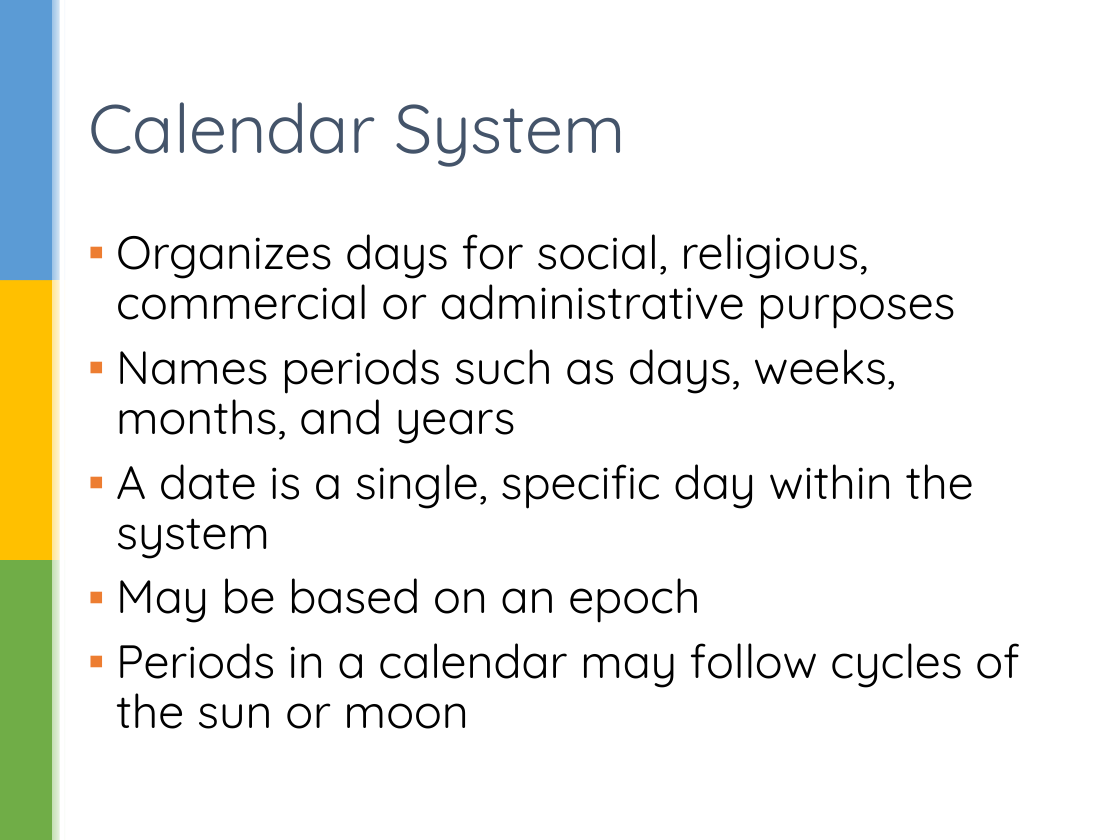
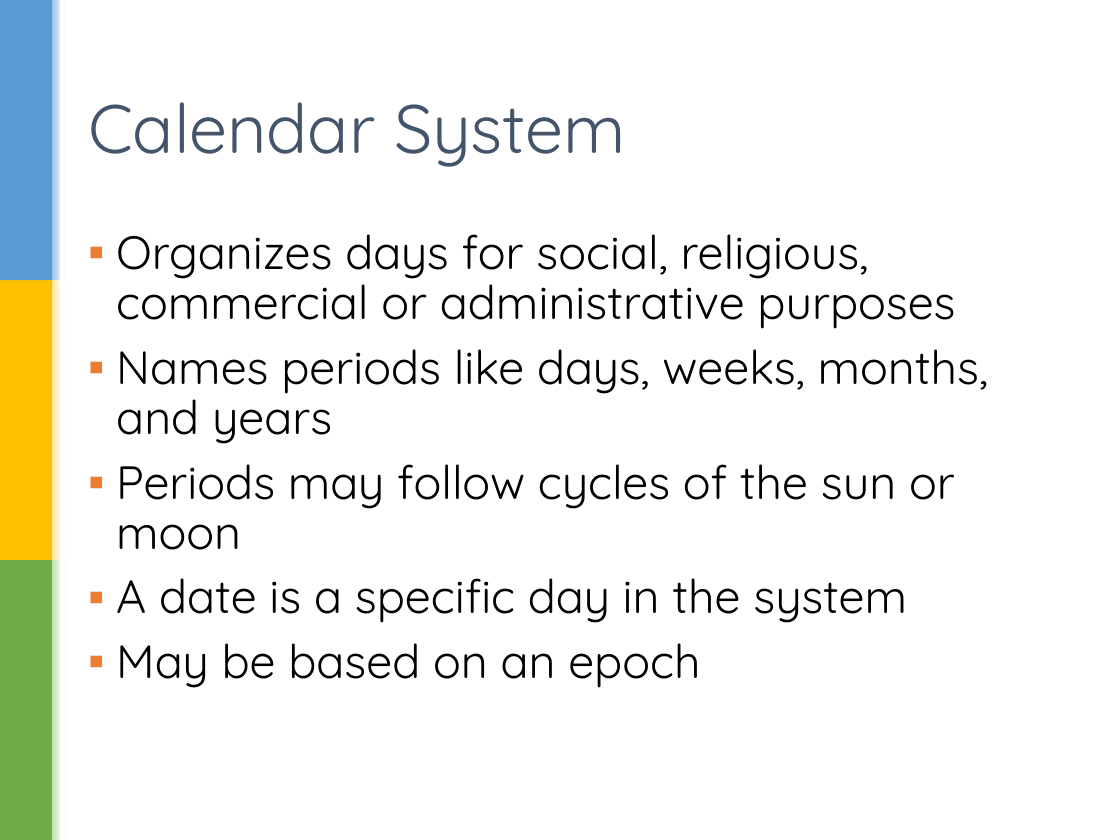
Before and after one commit to sualeh/make-a-date, a slide deck: slide 16 of Java 8 Date and Time API.pptx. Drawn at 1120x840 pixels with LibreOffice and Linux fonts; fonts in the diff are those of the drawing; background and template pictures are left out. Boxes give left, top, right and bottom in pixels: in the first picture for what was removed or moved away, otherwise in the second. Text is boxed around its words. In the diff, an @@ line names an element or a change of style, - is before the commit and + after.

```diff
--- a/Java 8 Date and Time API.pptx
+++ b/Java 8 Date and Time API.pptx
@@ text at bbox=[116, 349, 988, 623]: text changed @@
-▪ Names periods such as days, weeks, months, and years
-▪ A date is a single, specific day within the system
+▪ Names periods like days, weeks, months, and years
+▪ Periods may follow cycles of the sun or moon
+▪ A date is a specific day in the system
@@ text at bbox=[116, 643, 1019, 729]: paragraph removed @@
-▪ Periods in a calendar may follow cycles of the sun or moon
```
Also in this commit, not shown: 23 other slides changed.
